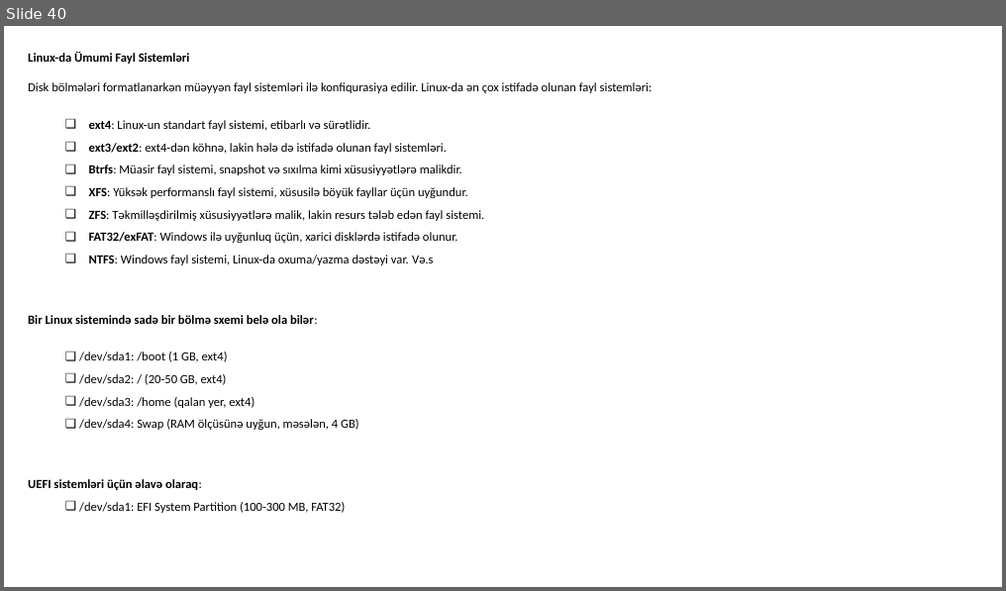
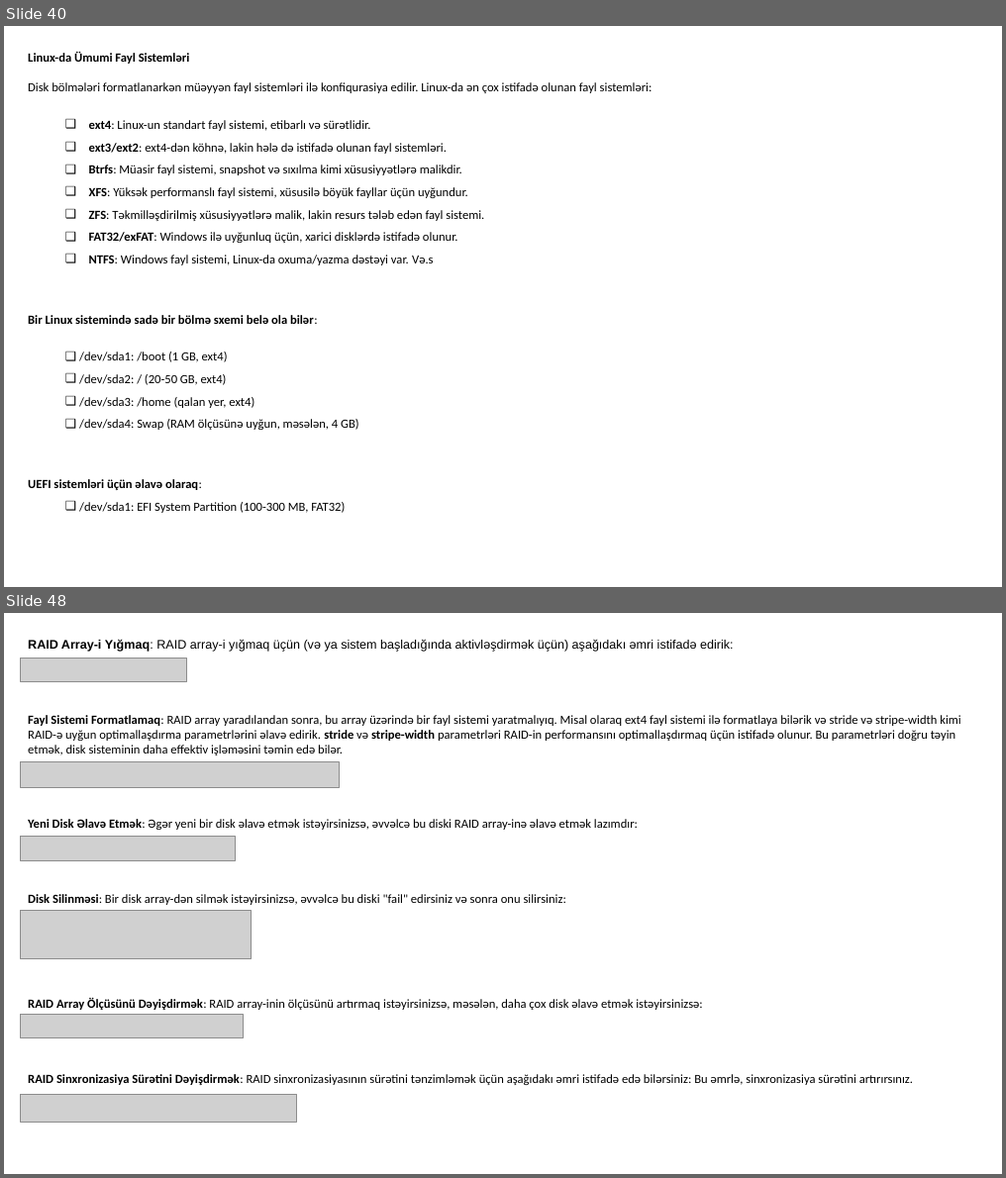
Before and after one commit to codeurient/DevOps, a slide deck: .lessons/1 operating systems/1 linux/1.pptx. Shown one above the other, each under a label of ours: slide 40 before the commit, slides 40 and 48 after it; the slides between them are not shown. The pictures are 1006x591 and 1006x1178 pixels, drawn with LibreOffice and Linux fonts; fonts in the diff are those of the drawing; grey boxes stand for pictures. Boxes give left, top, right and bottom in pixels: in the first picture for what was removed or moved away, otherwise in the second. Text is boxed around its words. In the diff, an @@ line names an element or a change of style, - is before the commit and + after.

```diff
--- a/.lessons/1 operating systems/1 linux/1.pptx
+++ b/.lessons/1 operating systems/1 linux/1.pptx
@@ slide 48 added at [4,613,1002,1174], background #FFFFFF @@
@@ text added at [28,639,961,1085], 12 pt, text #000000 @@
+RAID Array-i Yığmaq: RAID array-i yığmaq üçün (və ya sistem başladığında aktivləşdirmək üçün) aşağıdakı əmri istifadə edirik:
+Fayl Sistemi Formatlamaq: RAID array yaradılandan sonra, bu array üzərində bir fayl sistemi yaratmalıyıq. Misal olaraq ext4 fayl sistemi ilə formatlaya bilərik və stride və stripe-width kimi RAID-ə uyğun optimallaşdırma parametrlərini əlavə edirik. stride və stripe-width parametrləri RAID-in performansını optimallaşdırmaq üçün istifadə olunur. Bu parametrləri doğru təyin etmək, disk sisteminin daha effektiv işləməsini təmin edə bilər.
+Yeni Disk Əlavə Etmək: Əgər yeni bir disk əlavə etmək istəyirsinizsə, əvvəlcə bu diski RAID array-inə əlavə etmək lazımdır:
+Disk Silinməsi: Bir disk array-dən silmək istəyirsinizsə, əvvəlcə bu diski "fail" edirsiniz və sonra onu silirsiniz:
+RAID Array Ölçüsünü Dəyişdirmək: RAID array-inin ölçüsünü artırmaq istəyirsinizsə, məsələn, daha çox disk əlavə etmək istəyirsinizsə:
+RAID Sinxronizasiya Sürətini Dəyişdirmək: RAID sinxronizasiyasının sürətini tənzimləmək üçün aşağıdakı əmri istifadə edə bilərsiniz: Bu əmrlə, sinxronizasiya sürətini artırırsınız.
@@ picture added at [21,658,187,681] @@
@@ picture added at [21,761,339,786] @@
@@ picture added at [21,836,235,861] @@
@@ picture added at [21,910,251,959] @@
@@ picture added at [21,1014,243,1039] @@
@@ picture added at [21,1094,297,1121] @@
```
Also in this commit, not shown: 23 other slides added, 1 slide removed.
